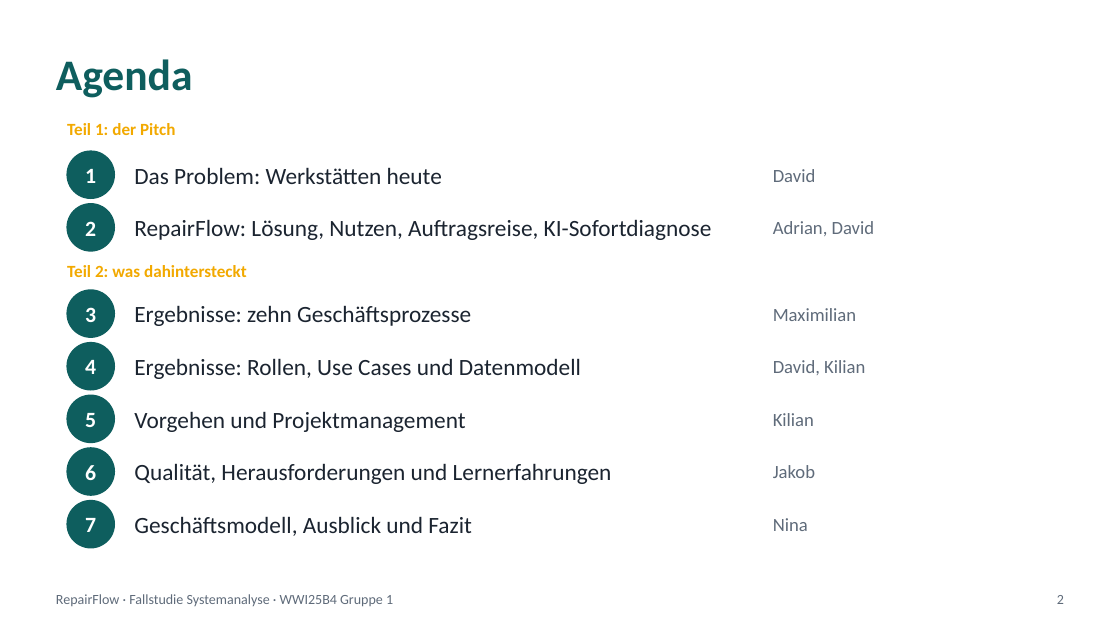
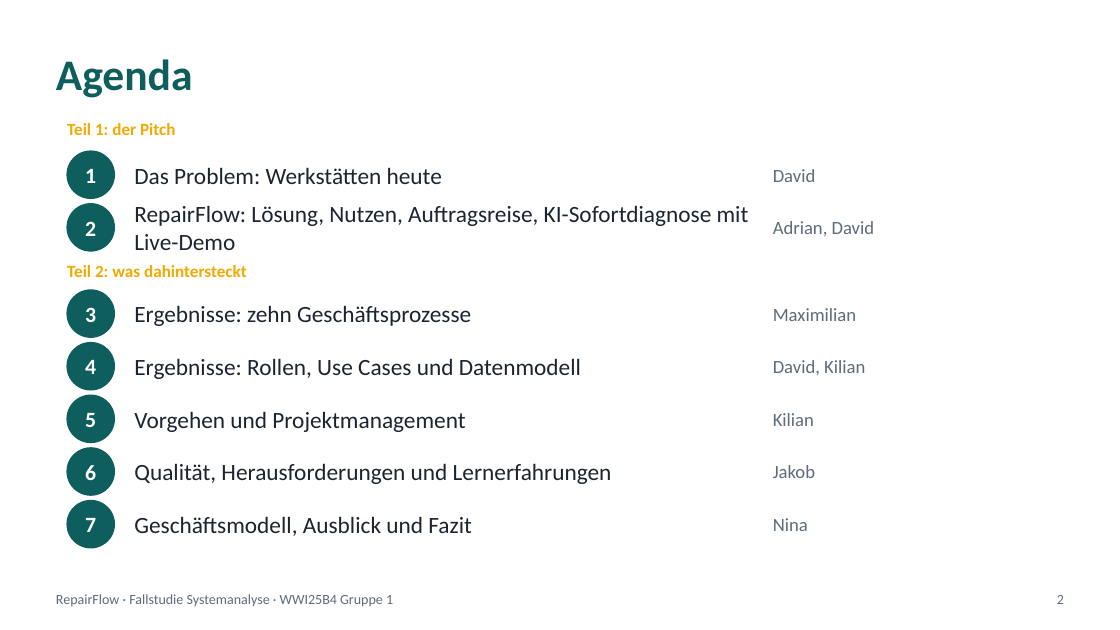
Before and after one commit to jakobschwan123-cmd/casestudy-semester-3, a slide deck: slide 2 of 4_praesentation/Abschlusspraesentation.pptx. Drawn at 1120x630 pixels with LibreOffice and Linux fonts; fonts in the diff are those of the drawing. Boxes give left, top, right and bottom in pixels: in the first picture for what was removed or moved away, otherwise in the second. Text is boxed around its words. In the diff, an @@ line names an element or a change of style, - is before the commit and + after.

```diff
--- a/4_praesentation/Abschlusspraesentation.pptx
+++ b/4_praesentation/Abschlusspraesentation.pptx
@@ text at <box>134,205,749,250</box>: text changed @@
-RepairFlow: Lösung, Nutzen, Auftragsreise, KI-Sofortdiagnose
+RepairFlow: Lösung, Nutzen, Auftragsreise, KI-Sofortdiagnose mit Live-Demo
```
Also in this commit, not shown: 11 other slides changed, 1 slide added, 4 other files.
